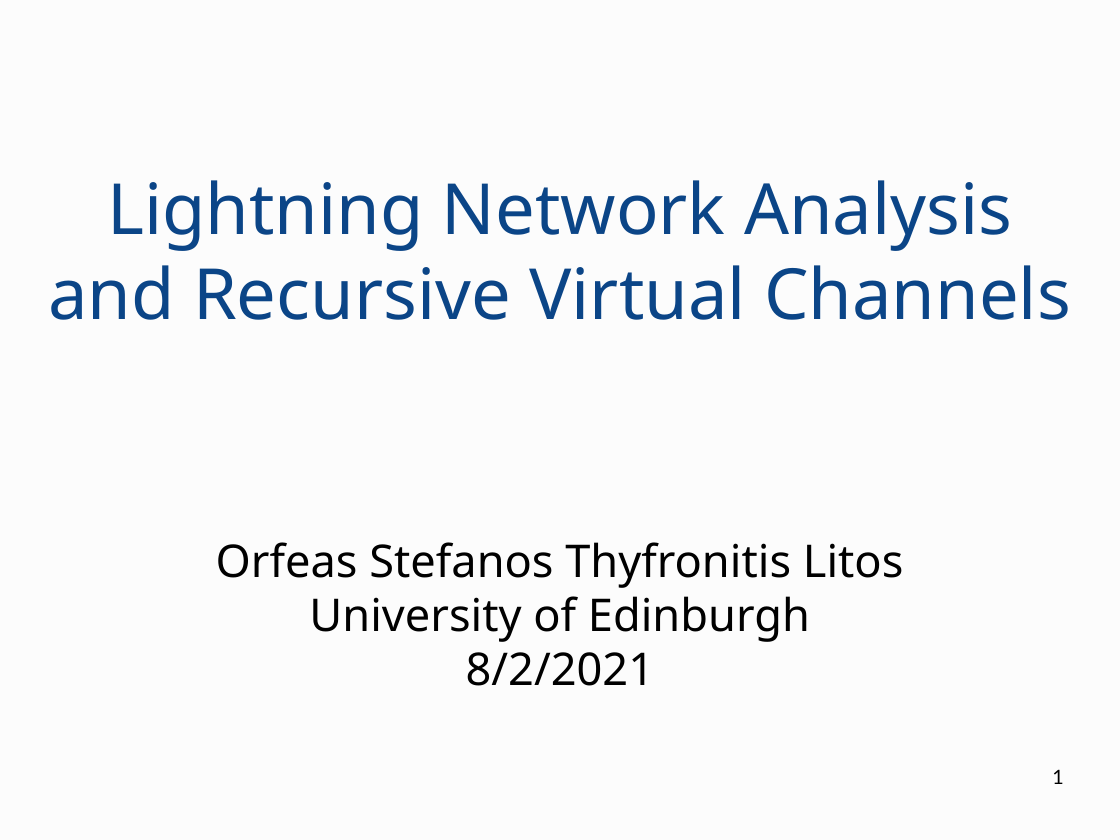
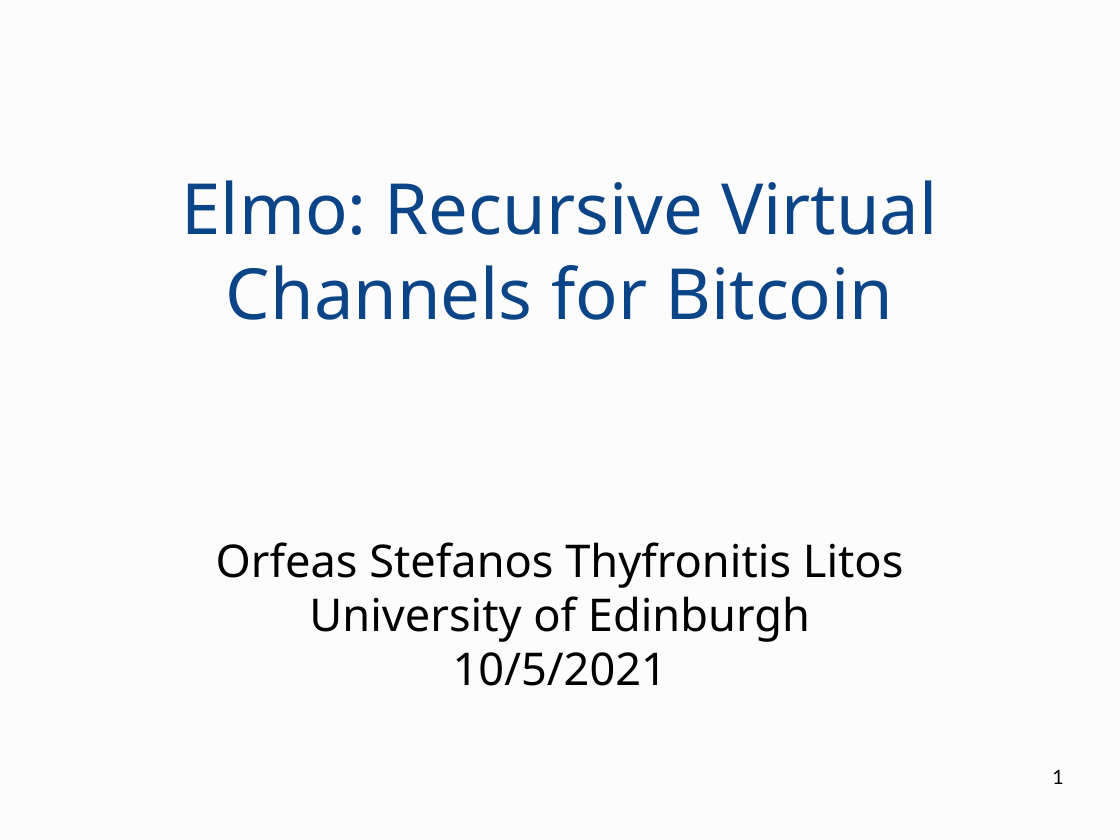
Before and after one commit to OrfeasLitos/virtual-payment-channels, a slide deck: slide 1 of slides/presentation.odp. Drawn at 1120x840 pixels with LibreOffice and Linux fonts; fonts in the diff are those of the drawing. Boxes give left, top, right and bottom in pixels: in the first picture for what was removed or moved away, otherwise in the second. Text is boxed around its words. In the diff, an @@ line names an element or a change of style, - is before the commit and + after.

```diff
--- a/slides/presentation.odp
+++ b/slides/presentation.odp
@@ title at (182,180,938,320): text changed @@
-Lightning Network Analysis and Recursive Virtual Channels
+Elmo: Recursive Virtual Channels for Bitcoin
@@ subtitle at (453,652,667,686): text changed @@
-8/2/2021
+10/5/2021
```
Also in this commit, not shown: 1 other slide changed, 16 slides removed, 1 other file.
